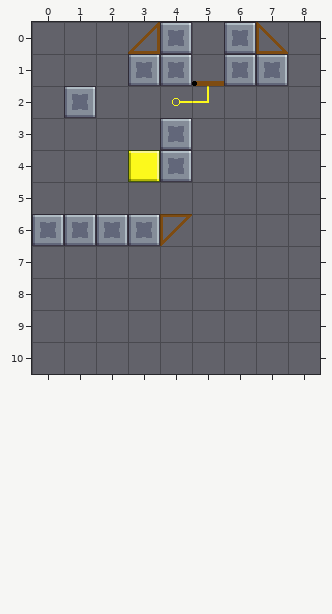
An edit to a level. Tiled map (JSON), Assets/Level_Editor/TileMap/Room_2.tmj. Above: the version before the commit.
Cells are 32x32 px. Shown: x 0..8, y 0..10.
After the commit:
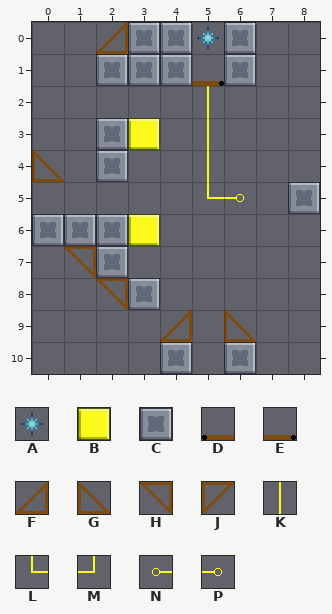
Key: from "tileSet": A 20 "star", B 32 "block", C 33 "wall", D 83 "door", E 93 "door", F 106 "bridge", G 107 "bridge", H 116 "bridge", J 117 "bridge", K 167 "cable_wire", L 177 "cable_wire", M 179 "cable_wire", N 187 "cable_source", P 188 "cable_source".
_ is an empty cell.
What changed:
{"where": "layer \"Blocks\""}
{"y":0,"x":2,"old":"_F","new":"FC"}
{"y":0,"x":7,"old":"G","new":"_"}
{"y":1,"x":2,"old":"_","new":"C"}
{"y":1,"x":7,"old":"C","new":"_"}
{"y":2,"x":1,"old":"C","new":"_"}
{"y":3,"x":2,"old":"__C","new":"CB_"}
{"y":4,"x":0,"old":"_","new":"G"}
{"y":4,"x":2,"old":"_BC","new":"C__"}
{"y":5,"x":6,"old":"_","new":"P"}
{"y":5,"x":8,"old":"_","new":"C"}
{"y":6,"x":3,"old":"CJ","new":"B_"}
{"y":7,"x":1,"old":"__","new":"HC"}
{"y":8,"x":2,"old":"__","new":"HC"}
{"y":9,"x":4,"old":"_","new":"F"}
{"y":9,"x":6,"old":"_","new":"G"}
{"y":10,"x":4,"old":"_","new":"C"}
{"y":10,"x":6,"old":"_","new":"C"}
{"where": "layer \"Overlap\""}
{"y":0,"x":5,"old":"_","new":"A"}
{"y":1,"x":5,"old":"D","new":"E"}
{"y":2,"x":4,"old":"NM","new":"_K"}
{"y":3,"x":5,"old":"_","new":"K"}
{"y":4,"x":5,"old":"_","new":"K"}
{"y":5,"x":5,"old":"_","new":"L"}
